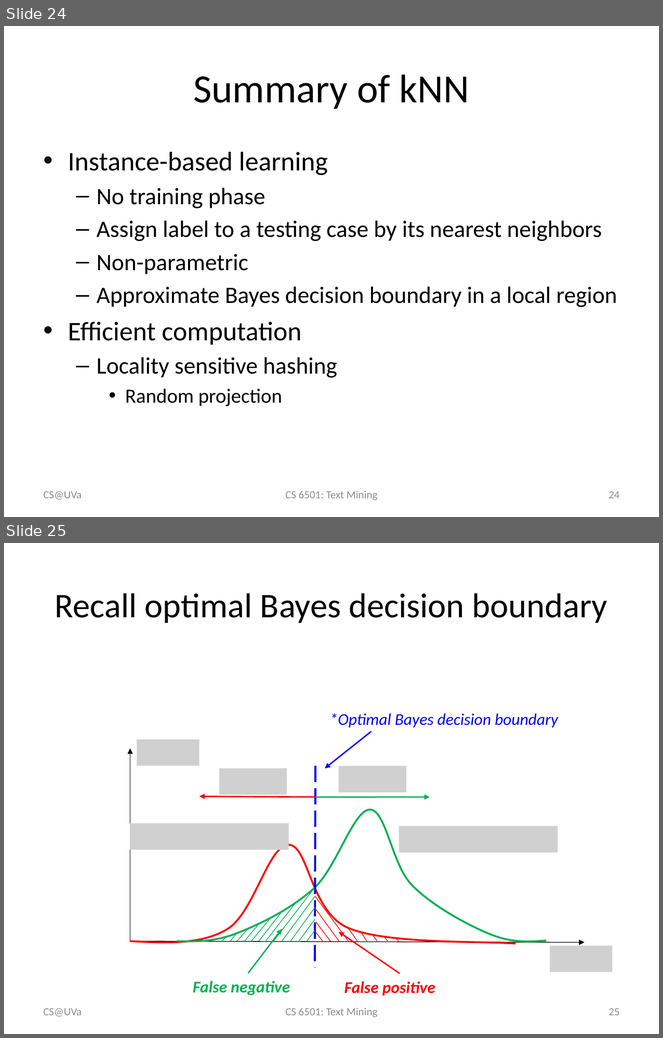
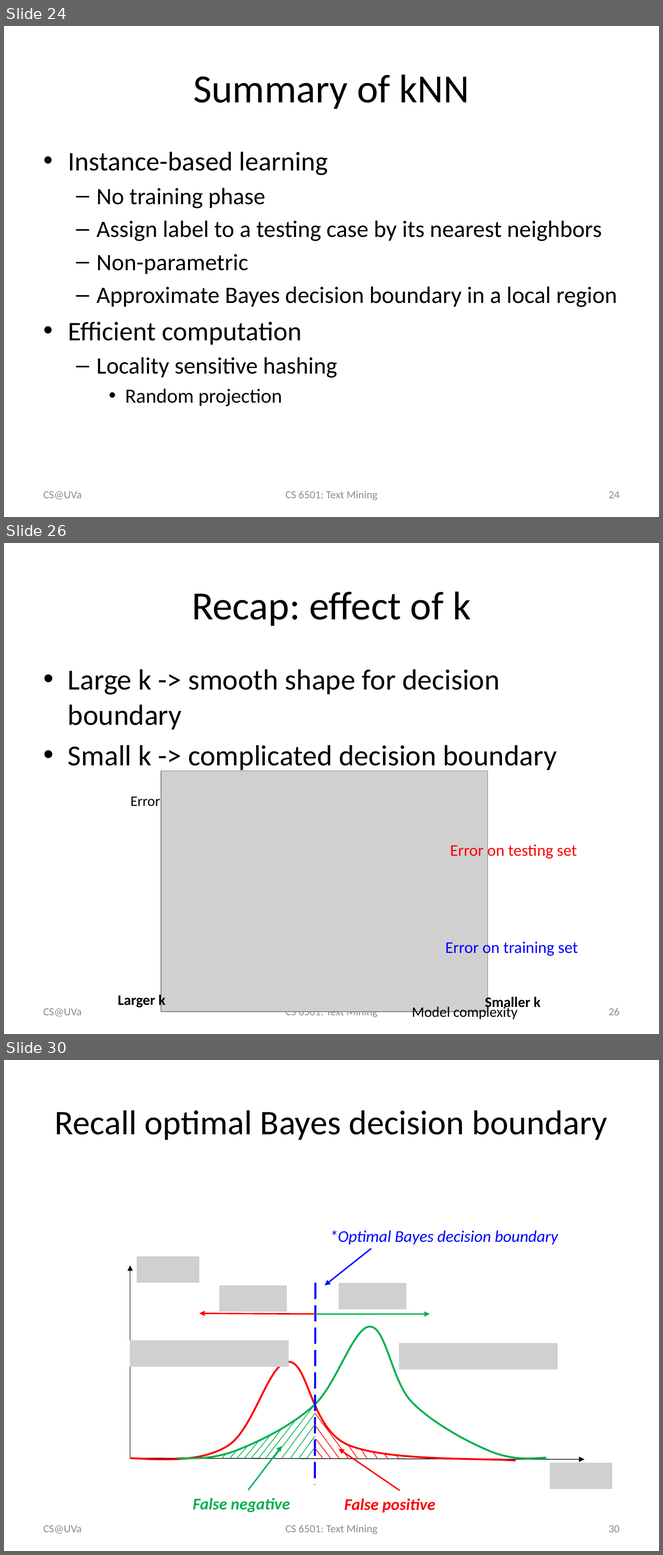
Before and after one commit to wang296/CS6501-Text-Mining, a slide deck: docs/kNN & Naïve Bayes.pptx. Shown one above the other, each under a label of ours: slides 24 and 25 before the commit, slides 24, 26 and 30 after it; the slides between them are not shown. The pictures are 663x1038 and 663x1555 pixels, drawn with LibreOffice and Linux fonts; fonts in the diff are those of the drawing; grey boxes stand for pictures. Boxes give left, top, right and bottom in pixels: in the first picture for what was removed or moved away, otherwise in the second. Text is boxed around its words. In the diff, an @@ line names an element or a change of style, - is before the commit and + after.

```diff
--- a/docs/kNN & Naïve Bayes.pptx
+++ b/docs/kNN & Naïve Bayes.pptx
@@ slide 26 added at (4,543,659,1034), background #FFFFFF @@
@@ title added at (192,591,471,626), 44 pt, text #000000 @@
+Recap: effect of k
@@ text added at (68,669,557,772), 32 pt, text #000000 @@
+• Large k -> smooth shape for decision boundary
+• Small k -> complicated decision boundary
@@ picture added at (161,771,488,1012) @@
@@ text added at (130,797,160,806), 16 pt, text #000000 @@
+Error
@@ text added at (450,843,577,860), 18 pt, text #FF0000 @@
+Error on testing set
@@ text added at (445,939,578,957), 18 pt, text #0000FF @@
+Error on training set
@@ text added at (118,993,165,1009), 16 pt, text #000000, bold @@
+Larger k
@@ text added at (485,995,541,1010), 16 pt, text #000000, bold @@
+Smaller k
@@ text added at (44,1008,82,1017), 12 pt, text #8C8C8C @@
+CS@UVa
@@ text added at (412,1005,518,1021), 16 pt, text #000000 @@
+Model complexity
@@ page number added at (609,1008,620,1016), 12 pt, text #8C8C8C @@
+26
@@ text added at (285,1012,377,1019), 12 pt, text #8C8C8C @@
+CS 6501: Text Mining
@@ what was slide 25 is now slide 30 @@
@@ page number at (609,1525,620,1533): text changed @@
-25
+30
```
Also in this commit, not shown: 4 other slides added, 7 other files.
